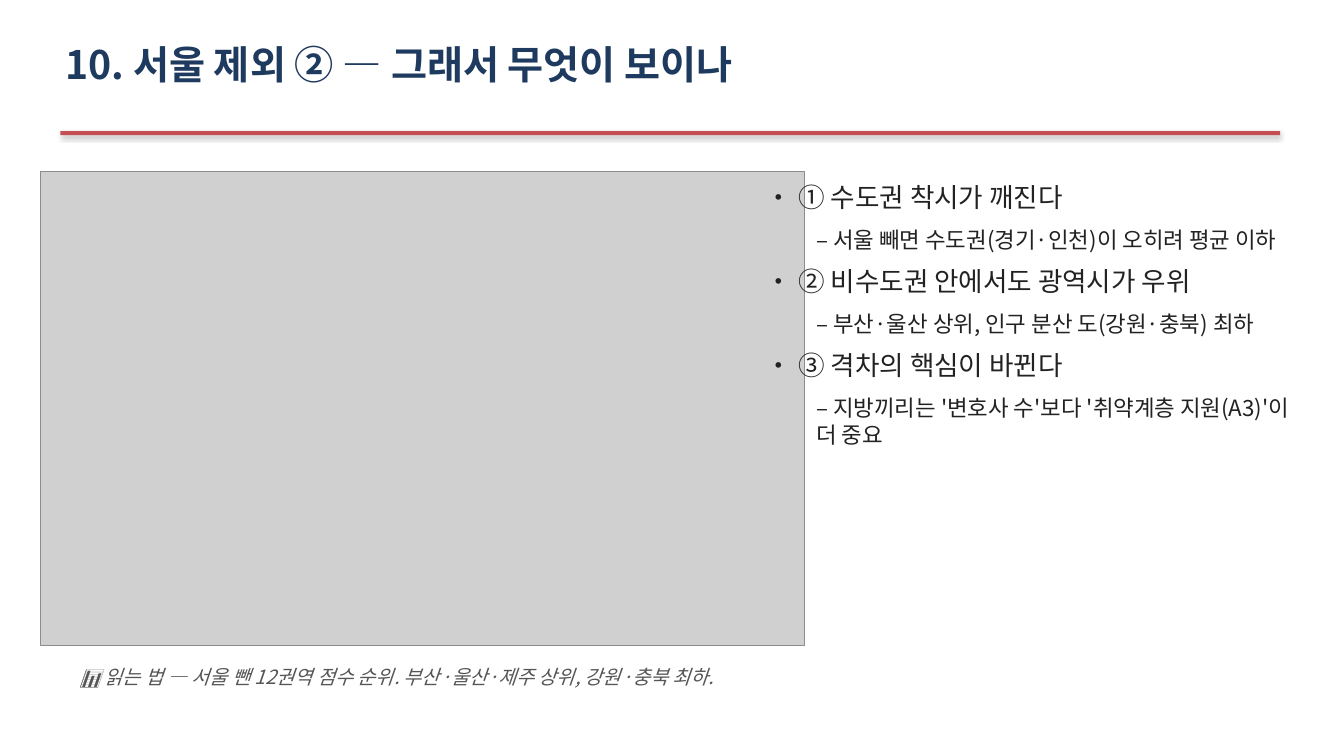
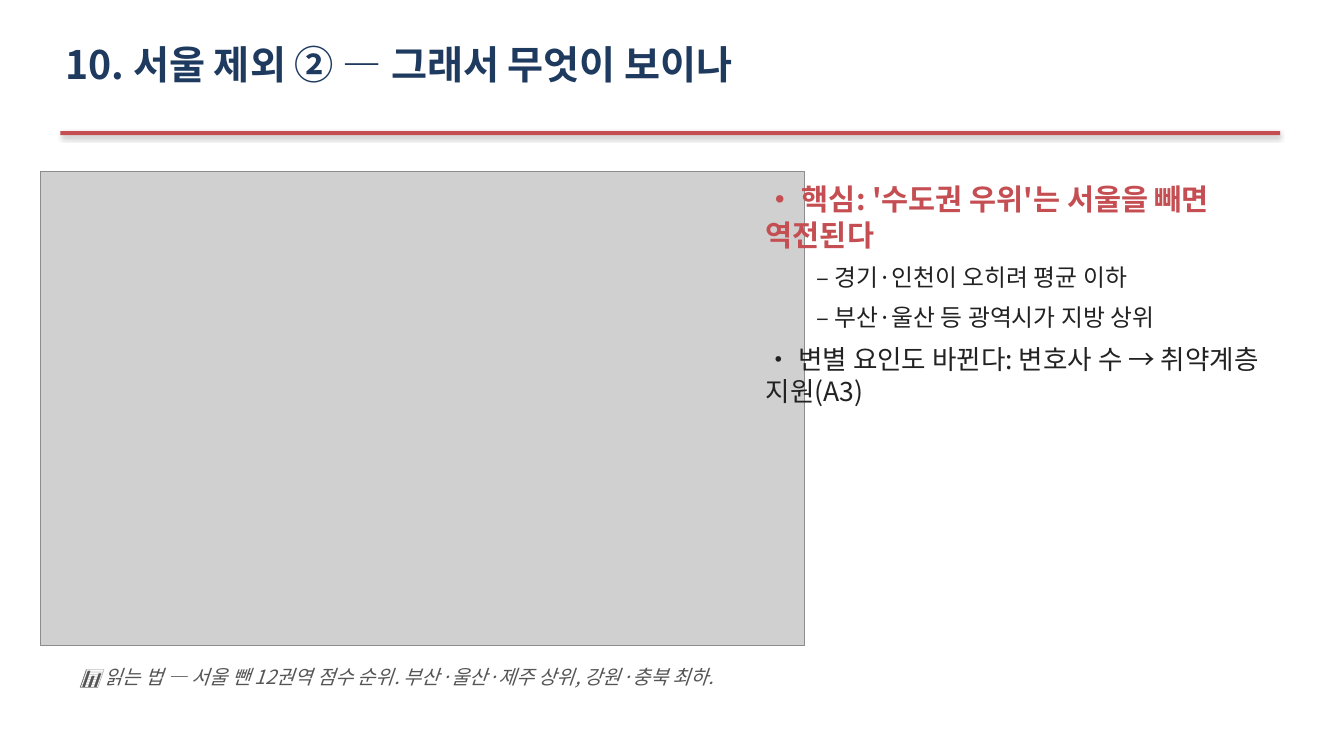
Before and after one commit to Allenkeem/llai-project, a slide deck: slide 16 of reports/발표자료.pptx. Drawn at 1344x756 pixels with LibreOffice and Linux fonts; fonts in the diff are those of the drawing; grey boxes stand for pictures. Boxes give left, top, right and bottom in pixels: in the first picture for what was removed or moved away, otherwise in the second. Text is boxed around its words. In the diff, an @@ line names an element or a change of style, - is before the commit and + after.

```diff
--- a/reports/발표자료.pptx
+++ b/reports/발표자료.pptx
@@ text at <box>766,181,1259,408</box>: text changed; size 16 to 17 pt @@
-• ① 수도권 착시가 깨진다
-  – 서울 빼면 수도권(경기·인천)이 오히려 평균 이하
-• ② 비수도권 안에서도 광역시가 우위
-  – 부산·울산 상위, 인구 분산 도(강원·충북) 최하
-• ③ 격차의 핵심이 바뀐다
-  – 지방끼리는 '변호사 수'보다 '취약계층 지원(A3)'이 더 중요
+• 핵심: '수도권 우위'는 서울을 빼면 역전된다
+  – 경기·인천이 오히려 평균 이하
+  – 부산·울산 등 광역시가 지방 상위
+• 변별 요인도 바뀐다: 변호사 수 → 취약계층 지원(A3)
```
Also in this commit, not shown: 1 other slide changed, 2 other files.
